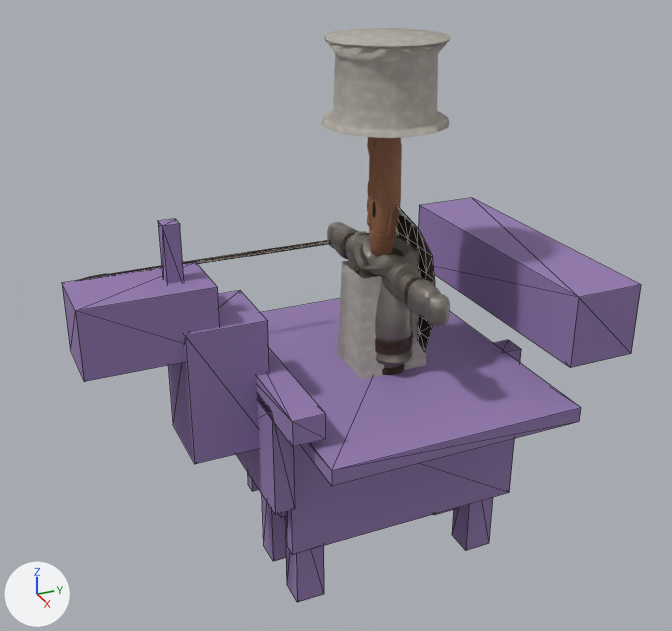
The glTF model csharp/Unciv.Godot/Packs/units/models/unit/Cavalry.glb: old version first, new version second.
Camera for both pictures: a 50 mm camera at (2.237, -1.155, 1.985) aimed at (0.003, -0.149, 0.868). Lighting does not change. The marker at lower left points along +X, +Y and +Z. The first picture is the older version. Mesh edges are drawn as thin lines on the coarser meshes. Where no turn or scale is listed for an object, it has been applied to the vertices. Vertices at exactly the same position are counted once.

The scene before the commit, as lines of its bpy script (objects in view):
```python
me_horse = bpy.data.meshes.new('Horse')
me_horse.from_pydata(...)  # 136 vertices, 204 faces; spans x -0.48..0.48, y -0.885..0.57, z 0.0..1.215
me_horse.materials.append(mat_horse)  # purple #957cb1
me_mesh_knight_cape = bpy.data.meshes.new('Mesh_Knight_Cape')
me_mesh_knight_cape.from_pydata(...)  # 56 vertices, 84 faces; spans x -0.166..0.166, y 0.01..0.088, z -0.425..0.008
me_mesh_knight_cape.materials.append(mat_fur)
me_mesh_skinned = bpy.data.meshes.new('Mesh_skinned')
me_mesh_skinned.from_pydata(...)  # 2491 vertices, 4640 faces; spans x -0.347..0.347, y -0.177..0.173, z 0.0..1.069
# faces by material slot: [2818, 570, 104, 824, 132, 192]
me_mesh_skinned.materials.append(mat_bronze)
me_mesh_skinned.materials.append(mat_leather)
me_mesh_skinned.materials.append(mat_wool)
me_mesh_skinned.materials.append(mat_skin)
me_mesh_skinned.materials.append(mat_dark)
me_mesh_skinned.materials.append(mat_teamcolor)
ob_horsemesh = bpy.data.objects.new('HorseMesh', me_horse)
ob_horsemesh.location = (0.0, 0.0, 0.0)
ob_knight_cape = bpy.data.objects.new('Knight_Cape', me_mesh_knight_cape)
ob_knight_cape.location = (0.0, 0.0, 1.185)
ob_warrior = bpy.data.objects.new('Warrior', me_mesh_skinned)
ob_warrior.location = (0.0, 0.0, 0.57)
```
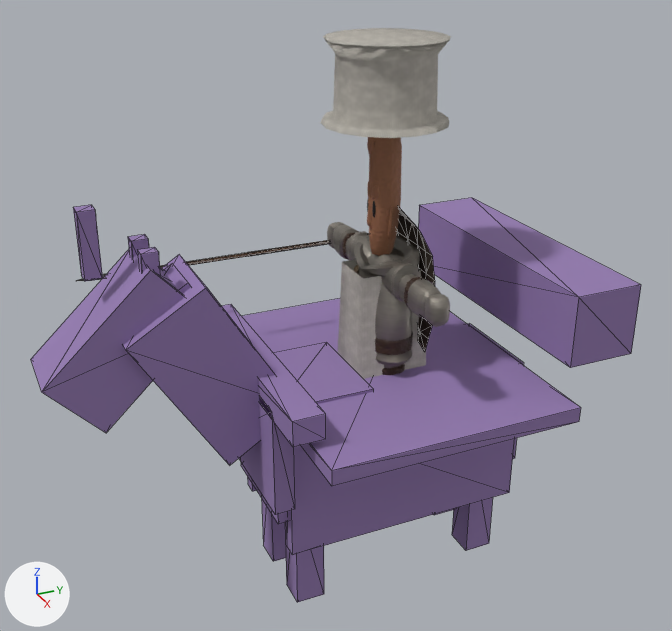
What differs and where, as boxes (x1, y1, x2, y2) in the pictures (672 x 631 px; the box of a moved part takes in the faces that stretch with it):
```json
{"object": "HorseMesh", "change": "reshaped", "before": [62, 198, 641, 602], "after": [31, 198, 641, 602]}
{"part": 1, "of": "me_horse", "change": "added", "after": [241, 342, 374, 524]}
{"part": 2, "of": "me_horse", "change": "added", "after": [468, 323, 524, 459]}
{"part": 3, "of": "me_horse", "change": "added", "after": [137, 247, 161, 276], "on screen": "purple"}
{"part": 4, "of": "me_horse", "change": "added", "after": [128, 234, 149, 259]}
{"part": 5, "of": "me_horse", "change": "moved or reshaped", "before": [158, 219, 184, 284], "after": [73, 205, 103, 281]}
{"part": 6, "of": "me_horse", "change": "rebuilt", "before": [168, 291, 269, 464], "after": [123, 255, 275, 466]}
{"part": 7, "of": "me_horse", "change": "rebuilt", "before": [62, 262, 220, 382], "after": [31, 250, 184, 433]}
{"part": 8, "of": "me_horse", "change": "deleted", "before": [494, 340, 521, 363]}
{"part": 9, "of": "me_horse", "change": "reshaped", "after": [155, 263, 191, 294], "on screen": "purple"}
```

Scene script edits in JSON lines:
```json
{"block": "me_horse", "where": "# used by ob_horsemesh; location = (0.0, 0.0, 0.0)"}
{"op": "remove", "block": "me_horse", "code": "me_horse.from_pydata(...)  # 136 vertices, 204 faces; spans x -0.48..0.48, y -0.885..0.57, z 0.0..1.215"}
{"op": "add", "block": "me_horse", "code": "me_horse.from_pydata(...)  # 168 vertices, 252 faces; spans x -0.48..0.48, y -0.989..0.57, z 0.0..1.279"}
{"block": "me_horse", "change": "me_horse part 1: a new loose piece, a box spanning x -0.165..0.165, y -0.405..-0.105, z 0.322..0.697, in mat_horse (purple #957cb1)"}
{"block": "me_horse", "change": "me_horse part 2: a new loose piece, a box spanning x -0.157..0.157, y 0.157..0.412, z 0.322..0.668, in mat_horse (purple #957cb1)"}
{"block": "me_horse", "change": "me_horse part 3: a new loose piece, a box spanning x 0.034..0.071, y -0.708..-0.663, z 1.032..1.167, in mat_horse (purple #957cb1)"}
{"block": "me_horse", "change": "me_horse part 4: a new loose piece, a box spanning x -0.071..-0.034, y -0.708..-0.663, z 1.032..1.167, in mat_horse (purple #957cb1)"}
{"block": "me_horse", "change": "me_horse part 5: the loose piece of 8 vertices spanning x -0.023..0.023, y -0.637..-0.592, z 1.035..1.215 is moved by (0.0, -0.206, 0.064)"}
{"block": "me_horse", "change": "me_horse part 6: the loose piece of 8 vertices spanning x -0.112..0.112, y -0.623..-0.398, z 0.555..0.945 is rebuilt with 8 vertices and now spans x -0.127..0.127, y -0.78..-0.311, z 0.533..1.076"}
{"block": "me_horse", "change": "me_horse part 7: the loose piece of 8 vertices spanning x -0.097..0.097, y -0.885..-0.525, z 0.863..1.058 is rebuilt with 8 vertices and now spans x -0.097..0.097, y -0.989..-0.55, z 0.702..1.132"}
{"block": "me_horse", "change": "me_horse part 8: the loose piece of 8 vertices spanning x -0.038..0.038, y 0.412..0.488, z 0.345..0.645 is deleted"}
{"block": "me_horse", "change": "me_horse part 9"}
{"block": "me_horse", "change": "8 vertices are removed from x -0.068..0.068, y -0.84..-0.54, z 0.855..1.005"}
{"block": "me_horse", "change": "12 faces are deleted"}
{"block": "me_horse", "change": "8 vertices are added at x -0.075, y -0.952..-0.329, z 0.536..1.116"}
{"block": "me_horse", "change": "8 new vertices lie (0.15, 0.0, 0.0) away from vertices in x -0.075, y -0.952..-0.329, z 0.536..1.116"}
{"block": "me_horse", "change": "24 new faces join them"}
{"block": "me_horse", "change": "other edits to the shape of me_horse do not show in these pictures"}
```
